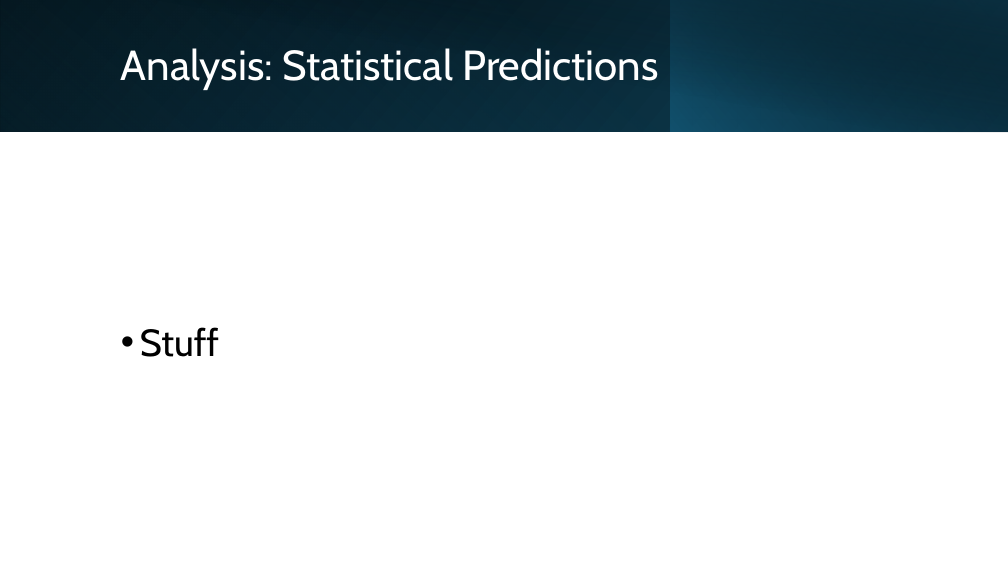
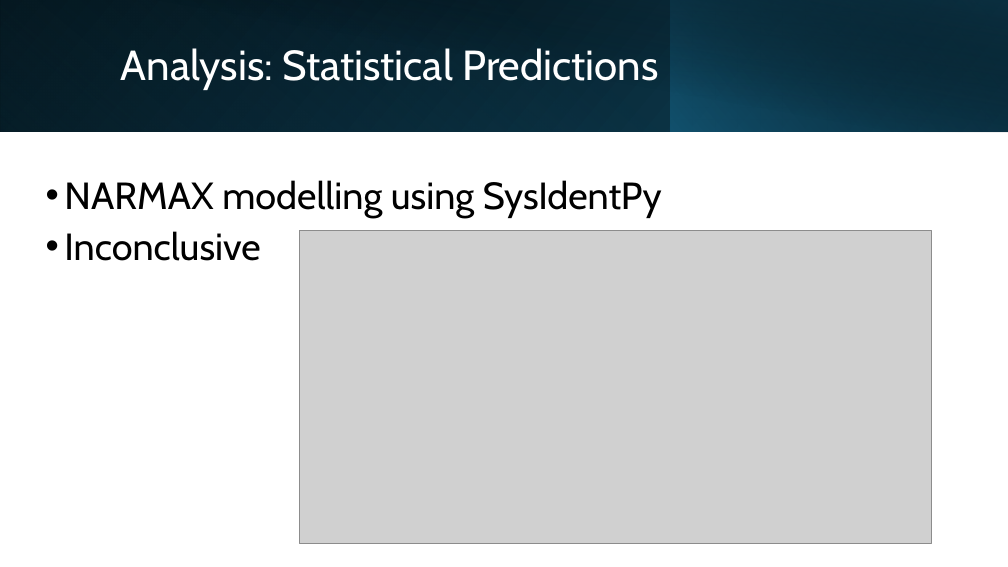
Before and after one commit to daemonchild/cardiffmet-dat5003-applied-datascience, a slide deck: slide 9 of DAT5003-S2_24-AirQuality-ST20285213-TomRowan_PRES1.pptx (slide 10 before the commit). Drawn at 1008x567 pixels with LibreOffice and Linux fonts; fonts in the diff are those of the drawing; grey boxes stand for pictures. Boxes give left, top, right and bottom in pixels: in the first picture for what was removed or moved away, otherwise in the second. Text is boxed around its words. In the diff, an @@ line names an element or a change of style, - is before the commit and + after.

```diff
--- a/DAT5003-S2_24-AirQuality-ST20285213-TomRowan_PRES1.pptx
+++ b/DAT5003-S2_24-AirQuality-ST20285213-TomRowan_PRES1.pptx
@@ text at bbox=[64, 180, 662, 261]: text changed @@
-• Stuff
+• NARMAX modelling using SysIdentPy
+• Inconclusive
@@ picture added at bbox=[299, 230, 932, 544] @@
```
Also in this commit, not shown: 10 other slides changed, 2 slides added, 4 other files.
